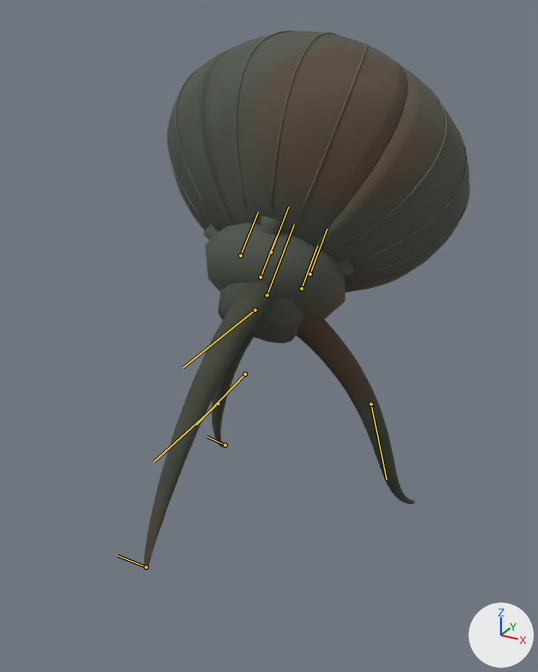
The Blender file assets/blender/calyx/calyx.blend, before and after one commit.
Rendered twice from a 50 mm camera at (1.65, -2.98, 2.67) aimed at (0.09, -0.14, 1.26). The axes (+X, +Y, +Z) are drawn at lower right. The lights are the same throughout. The first picture is the older version. Both versions are drawn at frame 60 of the action 'Locomotion'; the numbers are the values there. The bones that change, and the others that lie on the model, are drawn over the model as lines.

The first picture shows 'CALYX_skin'.
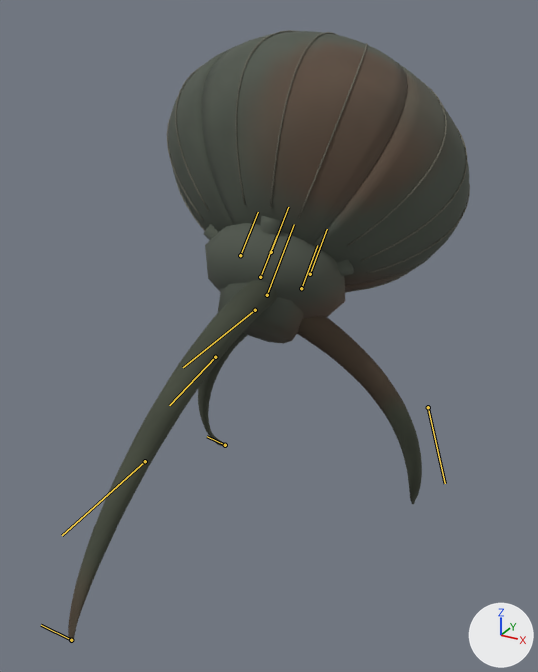
What differs and where, as boxes [x1, y1, x2, y2] in the pictures (538 x 672 px):
```json
{"object": "CALYX_skin", "change": "posed", "before": [144, 30, 470, 570], "after": [68, 30, 470, 643], "on screen": "23% wider, 13% taller"}
{"bone": "FL_lower", "before": "(218, 403) to (154, 461)", "after": "(145, 461) to (62, 535)"}
{"bone": "FL_foot", "before": "(146, 567) to (117, 555)", "after": "(71, 640) to (41, 625)"}
{"bone": "FR_lower", "before": "(245, 374) to (196, 424)", "after": "(215, 357) to (169, 405)"}
{"bone": "Rear_lower", "before": "(371, 404) to (386, 479)", "after": "(428, 407) to (445, 483)"}
```

Scene script edits in JSON lines:
```json
{"block": "bone_fl_lower", "where": "bone_fl_lower = bpy.data.objects['CALYX_rig'].pose.bones['FL_lower']  # child of 'Root'"}
{"op": "set", "path": "bone_fl_lower.location", "old": "(-0.084, -0.87, -0.471)", "new": "(-0.397, -0.914, -0.89)"}
{"block": "bone_fl_foot", "where": "bone_fl_foot = bpy.data.objects['CALYX_rig'].pose.bones['FL_foot']  # child of 'Root'"}
{"op": "set", "path": "bone_fl_foot.location", "old": "(1.08, -1.075, 0.5)", "new": "(1.08, -1.525, 0.5)"}
{"block": "bone_fr_lower", "where": "bone_fr_lower = bpy.data.objects['CALYX_rig'].pose.bones['FR_lower']  # child of 'Root'"}
{"op": "set", "path": "bone_fr_lower.location", "old": "(-0.854, -0.692, -0.014)", "new": "(-1.108, -0.848, -0.045)"}
{"block": "bone_rear_lower", "where": "bone_rear_lower = bpy.data.objects['CALYX_rig'].pose.bones['Rear_lower']  # child of 'Root'"}
{"op": "set", "path": "bone_rear_lower.location", "old": "(0.426, -0.66, 0.763)", "new": "(0.703, -0.717, 0.861)"}
```
